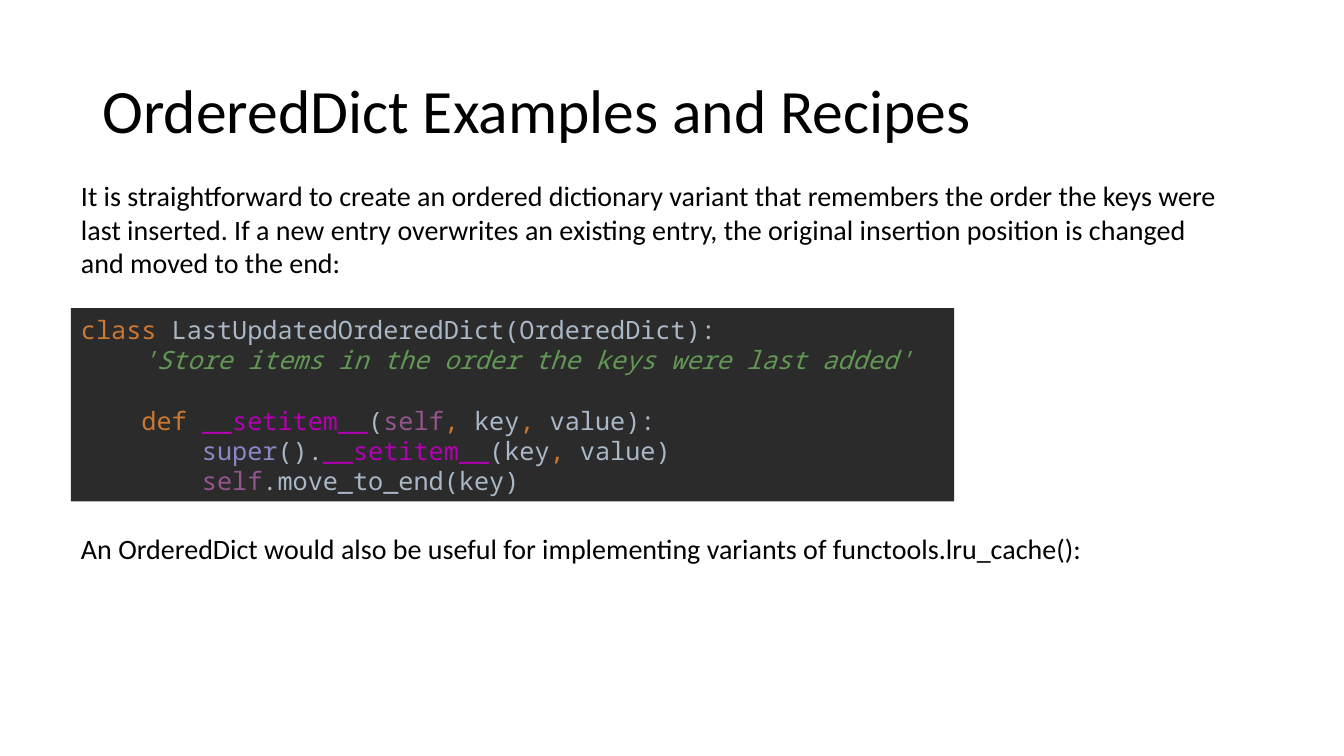
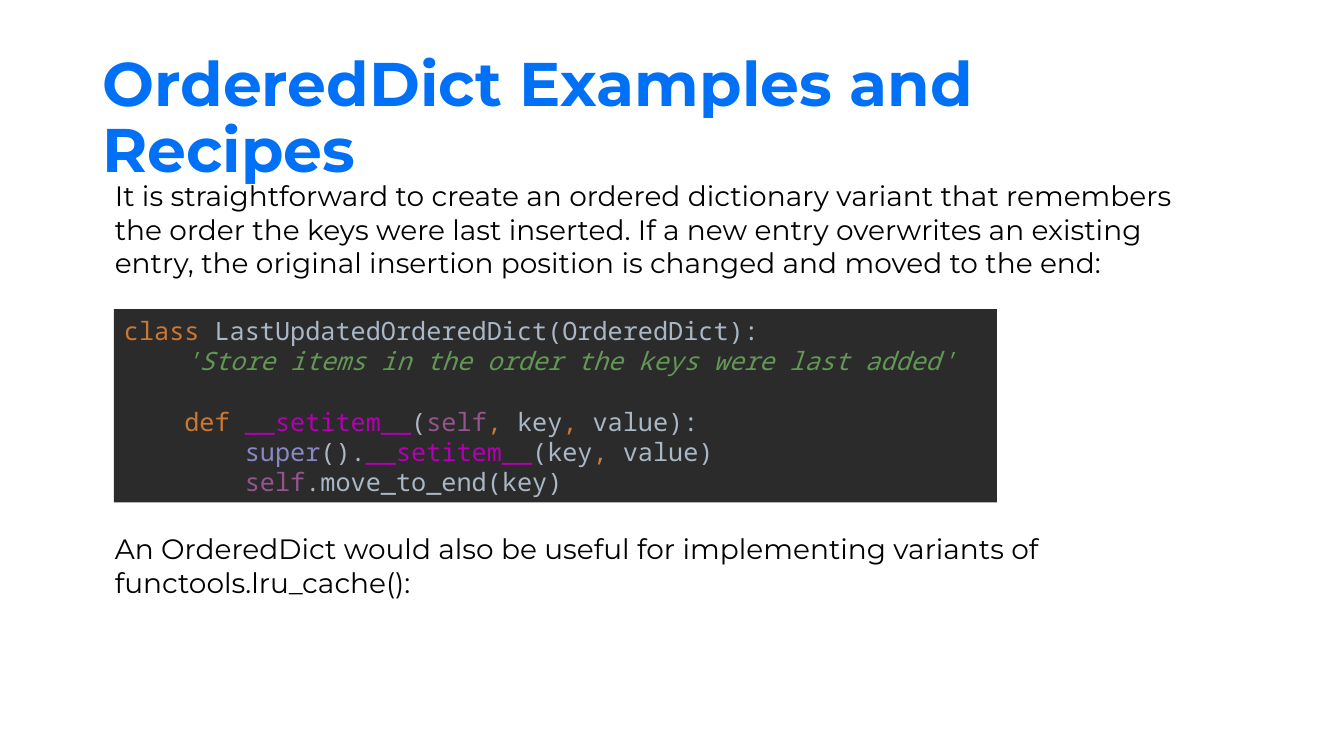
Before and after one commit to Spax04/PythonCourse, a slide deck: slide 42 of adv_new/Module 09 - Collections.pptx. Drawn at 1344x756 pixels with LibreOffice and Linux fonts; fonts in the diff are those of the drawing; background and template pictures are left out. Boxes give left, top, right and bottom in pixels: in the first picture for what was removed or moved away, otherwise in the second. Text is boxed around its words. In the diff, an @@ line names an element or a change of style, - is before the commit and + after.

```diff
--- a/adv_new/Module 09 - Collections.pptx
+++ b/adv_new/Module 09 - Collections.pptx
@@ title "OrderedDict Examples and Recipes": place and size @@
-title "OrderedDict Examples and Recipes" at <box>102,90,970,143</box>
+title "OrderedDict Examples and Recipes" at <box>102,57,973,188</box>
@@ title "OrderedDict Examples and Recipes" at <box>102,57,973,188</box>: font Calibri to Montserrat, text colour #000000 to #0071F6, bold on @@
@@ text "It is straightforward to create ...": place and size @@
-text "It is straightforward to create ..." at <box>81,186,1215,564</box>
+text "It is straightforward to create ..." at <box>115,179,1171,599</box>
@@ text "It is straightforward to create ..." at <box>115,179,1171,599</box>: font Calibri to Montserrat @@
@@ rectangle "class LastUpdatedOrderedDict(OrderedDict): 'Store items in ...": place and size @@
-rectangle "class LastUpdatedOrderedDict(OrderedDict): 'Store items in ..." at <box>71,309,954,502</box>
+rectangle "class LastUpdatedOrderedDict(OrderedDict): 'Store items in ..." at <box>114,310,997,503</box>
```
Also in this commit, not shown: 48 other slides changed, 15 other files.
